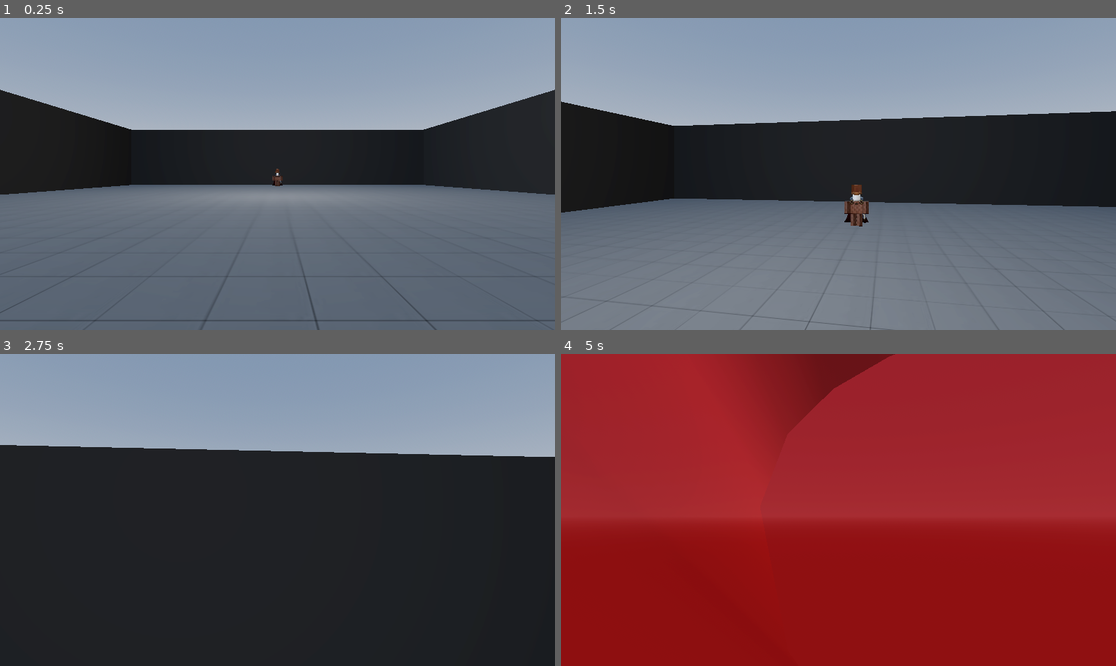
Above: before the commit, frames 1-4 (two rows, left to right).
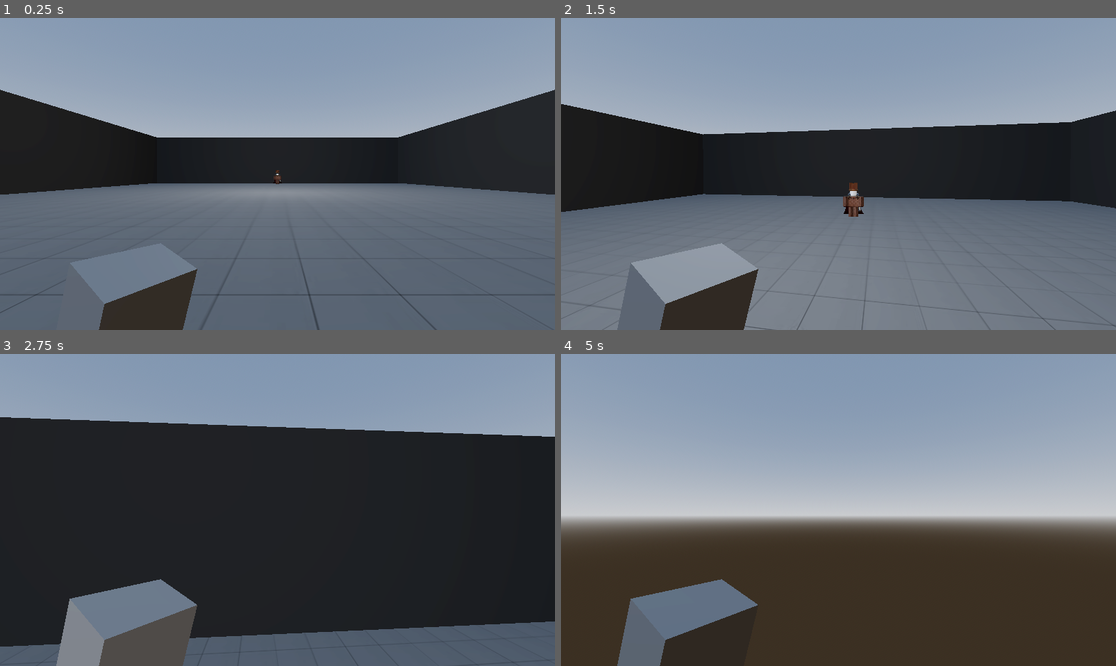
Above: after the commit, the same moments.

Repository: fantasticyeyplustiger/fantastic-boss-fight
Game: Godot game, scene res://Level/Level.tscn
The game is run twice, just before and just after one commit, with the same random seed, the same clock (stepped at 60 frames per second) and the same inputs.
Inputs (mouse positions are in pixels of both pictures, inside the frame that each line leads up to):
- Up to frame 1 (0.25 s): no input
- Up to frame 2 (1.5 s): tap Enter at 0.5 s; move the mouse to (866, 174) at 0.52 s; hold W (up) from 0.53 s (still down); tap F (parry) at 0.6 s; tap Space (jump) at 0.77 s; move the mouse to (810, 174) at 1.27 s; tap Shift (dash) at 1.35 s
- Up to frame 3 (2.75 s): keep holding W (up); tap Space (jump) at 1.52 s; tap F (parry) at 1.55, 2.1 s; move the mouse to (288, 503) at 2.02 s
- Up to frame 4 (5 s): keep holding W (up); move the mouse to (832, 516) at 2.77 s; tap F (parry) at 2.85, 3.8, 4.35 s; tap Space (jump) at 3.02, 3.77, 4.52 s; move the mouse to (877, 513) at 3.52 s; hold Shift (dash) 3.53-4.28 s; move the mouse to (794, 506) at 4.27 s

The runs differ from the first frame. In frame 1, 4.9% of the frame differs, in the area x 0-100%, y 35-100%; in frame 2, 9.3%; in frame 3, 22%; in frame 4, 100%, in the area x 0-100%, y 0-100%.

Commit message:
parry fix + parry anim

Diff:
--- a/fantastic-boss-fight/Boss/Boss.gd
+++ b/fantastic-boss-fight/Boss/Boss.gd
@@ -24,6 +24,8 @@
 var jump_attacking : bool = false
 var attack_cooldown : bool = true
 var can_walk : bool = true
+var should_look_at_player : bool = false
+var parrying : bool = false
 
 var current_attack : int = 1
 
@@ -41,6 +43,9 @@
 	elif not attacking and can_walk:
 		walk_towards_player()
 
+	if should_look_at_player:
+		look_at_player()
+
 	Global.boss_position = global_position
 
 
@@ -51,14 +56,14 @@
 	can_walk = false
 
 	match current_attack:
-		1, 2, 3, 4, 5:
+		1, 2, 3:
 			if not Global.player_in_air:
 				ground_charge(target_position)
 			else:
 				air_charge(target_position)
-		6: throw_fist()
-		7: pass
-		8: pass # RESET
+		4:
+			throw_fist()
+			current_attack = 0
 
 	attacking = false
 	current_attack += 1
@@ -146,12 +151,22 @@
 ## Makes the boss throw his right arm/fist towards the player.
 # Constantly chases them until it hits, gets parried, or runs out of time to hit.
 func throw_fist() -> void:
+
+	$Animations.play("throw_arm")
+	should_look_at_player = true
+
+	await get_tree().create_timer(1.0).timeout
+
 	$Torso/RightArm.visible = false
 	SpawnObject.right_arm(global_position + Vector3(0.56, 0, 0))
 
+	$Animations.play("RESET")
+
 	walk_cooldown.start(0.45)
-	attack_cd_timer.start(0.5)
+	attack_cd_timer.start(1.2)
 	respawn_right_arm(1.0) # Await is asynchronous
+
+	should_look_at_player = false
 
 
 func walk_towards_player() -> void:
--- a/fantastic-boss-fight/Boss/Boss.tscn
+++ b/fantastic-boss-fight/Boss/Boss.tscn
@@ -191,6 +191,18 @@
 "update": 0,
 "values": [Color(1, 1, 1, 0)]
 }
+tracks/9/type = "value"
+tracks/9/imported = false
+tracks/9/enabled = true
+tracks/9/path = NodePath("Torso/RightArm:scale")
+tracks/9/interp = 1
+tracks/9/loop_wrap = true
+tracks/9/keys = {
+"times": PackedFloat32Array(0),
+"transitions": PackedFloat32Array(1),
+"update": 0,
+"values": [Vector3(1, 1, 1)]
+}
 
 [sub_resource type="Animation" id="Animation_p0rjq"]
 resource_name = "air_charge"
@@ -392,11 +404,51 @@
 "values": [Color(1, 0, 0, 0.333333), Color(1, 0, 0, 0.333333), Color(1, 0, 0, 1)]
 }
 
+[sub_resource type="Animation" id="Animation_56y8k"]
+resource_name = "throw_arm"
+tracks/0/type = "value"
+tracks/0/imported = false
+tracks/0/enabled = true
+tracks/0/path = NodePath("Torso/RightArm:rotation")
+tracks/0/interp = 1
+tracks/0/loop_wrap = true
+tracks/0/keys = {
+"times": PackedFloat32Array(0, 0.366667),
+"transitions": PackedFloat32Array(1, 1),
+"update": 0,
+"values": [Vector3(0, 0, 0), Vector3(1.5708, 0, 0)]
+}
+tracks/1/type = "value"
+tracks/1/imported = false
+tracks/1/enabled = true
+tracks/1/path = NodePath("Torso/RightArm:position")
+tracks/1/interp = 1
+tracks/1/loop_wrap = true
+tracks/1/keys = {
+"times": PackedFloat32Array(0, 0.366667),
+"transitions": PackedFloat32Array(1, 1),
+"update": 0,
+"values": [Vector3(0, 0, 0), Vector3(-1.995, 0.475, -0.525)]
+}
+tracks/2/type = "value"
+tracks/2/imported = false
+tracks/2/enabled = true
+tracks/2/path = NodePath("Torso/RightArm:scale")
+tracks/2/interp = 1
+tracks/2/loop_wrap = true
+tracks/2/keys = {
+"times": PackedFloat32Array(0, 0.9),
+"transitions": PackedFloat32Array(1, 1),
+"update": 0,
+"values": [Vector3(1, 1, 1), Vector3(7, 7, 7)]
+}
+
 [sub_resource type="AnimationLibrary" id="AnimationLibrary_b0eo8"]
 _data = {
 &"RESET": SubResource("Animation_b0eo8"),
 &"air_charge": SubResource("Animation_p0rjq"),
-&"charge": SubResource("Animation_8ujus")
+&"charge": SubResource("Animation_8ujus"),
+&"throw_arm": SubResource("Animation_56y8k")
 }
 
 [node name="Boss" type="CharacterBody3D"]
@@ -446,6 +498,7 @@
 
 [node name="EnviromentCollision" type="CollisionShape3D" parent="."]
 transform = Transform3D(1, 0, 0, 0, 1, 0, 0, 0, 1, 0, -0.381836, -0.0121338)
+visible = false
 shape = SubResource("BoxShape3D_xtogi")
 
 [node name="AttackCooldown" type="Timer" parent="."]
@@ -490,14 +543,16 @@
 
 [node name="AirChargePath" type="Area3D" parent="."]
 collision_layer = 2
-collision_mask = 0
+collision_mask = 24
 script = ExtResource("18_b0eo8")
 knockback = true
+parryable = true
 
 [node name="Hitbox" type="CollisionShape3D" parent="AirChargePath"]
 transform = Transform3D(1, 0, 0, 0, -4.37114e-08, 1, 0, -1, -4.37114e-08, 0, 0, -16)
 visible = false
 shape = SubResource("CylinderShape3D_b0eo8")
+disabled = true
 
 [node name="VisibleHitbox" type="MeshInstance3D" parent="AirChargePath"]
 transform = Transform3D(1, 0, 0, 0, -4.37114e-08, 1, 0, -1, -4.37114e-08, 0, 0, 0)
--- a/fantastic-boss-fight/Global.gd
+++ b/fantastic-boss-fight/Global.gd
@@ -1,6 +1,8 @@
 extends Node
 
 var player_position : Vector3
+var front_of_player : Vector3 # Useful for seeing where the player is looking at.
+var player_rotation : Vector3
 var player_in_air : bool
 
 var boss_position : Vector3
--- a/fantastic-boss-fight/Knockback.gd
+++ b/fantastic-boss-fight/Knockback.gd
@@ -4,3 +4,4 @@
 @export var knockback : bool = false
 @export var launch_up : bool = false
 @export var parryable : bool = false
+@export var knockback_power : float = 10.0
--- a/fantastic-boss-fight/Level/SpawnedObjects/GroundShockwave.tscn
+++ b/fantastic-boss-fight/Level/SpawnedObjects/GroundShockwave.tscn
@@ -13,6 +13,45 @@
 
 [sub_resource type="StandardMaterial3D" id="StandardMaterial3D_qukvd"]
 cull_mode = 2
+
+[sub_resource type="Animation" id="Animation_y0uqt"]
+length = 0.001
+tracks/0/type = "value"
+tracks/0/imported = false
+tracks/0/enabled = true
+tracks/0/path = NodePath(".:rotation")
+tracks/0/interp = 1
+tracks/0/loop_wrap = true
+tracks/0/keys = {
+"times": PackedFloat32Array(0),
+"transitions": PackedFloat32Array(1),
+"update": 0,
+"values": [Vector3(0, 0, 0)]
+}
+tracks/1/type = "value"
+tracks/1/imported = false
+tracks/1/enabled = true
+tracks/1/path = NodePath(".:transparency")
+tracks/1/interp = 1
+tracks/1/loop_wrap = true
+tracks/1/keys = {
+"times": PackedFloat32Array(0),
+"transitions": PackedFloat32Array(1),
+"update": 0,
+"values": [0.0]
+}
+tracks/2/type = "value"
+tracks/2/imported = false
+tracks/2/enabled = true
+tracks/2/path = NodePath(".:scale")
+tracks/2/interp = 1
+tracks/2/loop_wrap = true
+tracks/2/keys = {
+"times": PackedFloat32Array(0),
+"transitions": PackedFloat32Array(1),
+"update": 0,
+"values": [Vector3(5, 5, 5)]
+}
 
 [sub_resource type="Animation" id="Animation_n68n2"]
 resource_name = "shockwave"
@@ -53,45 +92,6 @@
 "values": [Vector3(3.5, 3.5, 3.5), Vector3(6.5, 9, 6.5)]
 }
 
-[sub_resource type="Animation" id="Animation_y0uqt"]
-length = 0.001
-tracks/0/type = "value"
-tracks/0/imported = false
-tracks/0/enabled = true
-tracks/0/path = NodePath(".:rotation")
-tracks/0/interp = 1
-tracks/0/loop_wrap = true
-tracks/0/keys = {
-"times": PackedFloat32Array(0),
-"transitions": PackedFloat32Array(1),
-"update": 0,
-"values": [Vector3(0, 0, 0)]
-}
-tracks/1/type = "value"
-tracks/1/imported = false
-tracks/1/enabled = true
-tracks/1/path = NodePath(".:transparency")
-tracks/1/interp = 1
-tracks/1/loop_wrap = true
-tracks/1/keys = {
-"times": PackedFloat32Array(0),
-"transitions": PackedFloat32Array(1),
-"update": 0,
-"values": [0.0]
-}
-tracks/2/type = "value"
-tracks/2/imported = false
-tracks/2/enabled = true
-tracks/2/path = NodePath(".:scale")
-tracks/2/interp = 1
-tracks/2/loop_wrap = true
-tracks/2/keys = {
-"times": PackedFloat32Array(0),
-"transitions": PackedFloat32Array(1),
-"update": 0,
-"values": [Vector3(5, 5, 5)]
-}
-
 [sub_resource type="AnimationLibrary" id="AnimationLibrary_vqysv"]
 _data = {
 &"RESET": SubResource("Animation_y0uqt"),
--- a/fantastic-boss-fight/Level/SpawnedObjects/RightArm.gd
+++ b/fantastic-boss-fight/Level/SpawnedObjects/RightArm.gd
@@ -2,19 +2,46 @@
 
 var damage : float = 50.0
 var toward_player : bool = true
+var already_hit : bool = false
+
+var target_direction : Vector3
 
 func _physics_process(_delta: float) -> void:
 	if toward_player:
-		velocity = (Global.player_position - global_position) * 3.0
+		velocity = (Global.player_position - global_position) * 4.0
+		velocity.y += 0.8
 		look_at(Global.player_position)
 	else:
-		velocity = (Global.boss_position - global_position) * 4.0
-		look_at(Global.boss_position)
+		velocity = target_direction * 50.0
+
+
+
 	move_and_slide()
 
 func hit(area: Area3D) -> void:
+	$GPUParticles3D.emitting = false
+
+	if already_hit:
+		return
+
+	already_hit = true
+
 	if area.get_parent().parrying:
 		toward_player = false
+		target_direction = Global.front_of_player - Global.player_position
+		look_at(target_direction)
+	else:
+		explode(Node3D.new())
 
-func destroy_self() -> void:
+func explode(_body : Node3D) -> void:
+	if not already_hit:
+		return
+	$RightArmMesh.visible = false
+	$Explosion.visible = true
+	set_physics_process(false)
+	$Animation.play("explosion")
+	print("exploding")
+
+func destroy_self(_anim_name : StringName) -> void:
+	print("destroying self")
 	queue_free()
--- a/fantastic-boss-fight/Level/SpawnedObjects/RightArm.tscn
+++ b/fantastic-boss-fight/Level/SpawnedObjects/RightArm.tscn
@@ -8,10 +8,19 @@
 [sub_resource type="StandardMaterial3D" id="StandardMaterial3D_qukvd"]
 albedo_texture = ExtResource("2_rpk7q")
 
+[sub_resource type="SphereMesh" id="SphereMesh_e1rwd"]
+radial_segments = 16
+rings = 16
+
+[sub_resource type="StandardMaterial3D" id="StandardMaterial3D_c4nw0"]
+transparency = 1
+cull_mode = 2
+
 [sub_resource type="BoxShape3D" id="BoxShape3D_54uvx"]
-size = Vector3(0.35, 0.35, 0.75)
+size = Vector3(0.35, 0.35, 0.8)
 
 [sub_resource type="BoxShape3D" id="BoxShape3D_e1rwd"]
+size = Vector3(0.3, 0.3, 0.75)
 
 [sub_resource type="Curve" id="Curve_rpk7q"]
 _data = [Vector2(0, 0.775281), 0.0, 0.0, 0, 0, Vector2(0.551471, 0.707865), 0.0, 0.0, 0, 0, Vector2(0.977941, 0.123596), 0.0, 0.0, 0, 0]
@@ -29,10 +38,95 @@
 
 [sub_resource type="SphereMesh" id="SphereMesh_8qf71"]
 
+[sub_resource type="Animation" id="Animation_8qf71"]
+resource_name = "explosion"
+length = 0.8
+tracks/0/type = "value"
+tracks/0/imported = false
+tracks/0/enabled = true
+tracks/0/path = NodePath("Explosion:mesh:radius")
+tracks/0/interp = 1
+tracks/0/loop_wrap = true
+tracks/0/keys = {
+"times": PackedFloat32Array(0, 0.8),
+"transitions": PackedFloat32Array(0.34151, 1),
+"update": 0,
+"values": [0.2, 1.5]
+}
+tracks/1/type = "value"
+tracks/1/imported = false
+tracks/1/enabled = true
+tracks/1/path = NodePath("Explosion:mesh:height")
+tracks/1/interp = 1
+tracks/1/loop_wrap = true
+tracks/1/keys = {
+"times": PackedFloat32Array(0, 0.8),
+"transitions": PackedFloat32Array(0.341, 1),
+"update": 0,
+"values": [0.4, 3.0]
+}
+tracks/2/type = "value"
+tracks/2/imported = false
+tracks/2/enabled = true
+tracks/2/path = NodePath("Explosion:transparency")
+tracks/2/interp = 1
+tracks/2/loop_wrap = true
+tracks/2/keys = {
+"times": PackedFloat32Array(0, 0.8),
+"transitions": PackedFloat32Array(2.37841, 1),
+"update": 0,
+"values": [0.0, 1.0]
+}
+
+[sub_resource type="Animation" id="Animation_x3ebt"]
+length = 0.001
+tracks/0/type = "value"
+tracks/0/imported = false
+tracks/0/enabled = true
+tracks/0/path = NodePath("Explosion:mesh:radius")
+tracks/0/interp = 1
+tracks/0/loop_wrap = true
+tracks/0/keys = {
+"times": PackedFloat32Array(0),
+"transitions": PackedFloat32Array(1),
+"update": 0,
+"values": [0.5]
+}
+tracks/1/type = "value"
+tracks/1/imported = false
+tracks/1/enabled = true
+tracks/1/path = NodePath("Explosion:mesh:height")
+tracks/1/interp = 1
+tracks/1/loop_wrap = true
+tracks/1/keys = {
+"times": PackedFloat32Array(0),
+"transitions": PackedFloat32Array(1),
+"update": 0,
+"values": [1.0]
+}
+tracks/2/type = "value"
+tracks/2/imported = false
+tracks/2/enabled = true
+tracks/2/path = NodePath("Explosion:transparency")
+tracks/2/interp = 1
+tracks/2/loop_wrap = true
+tracks/2/keys = {
+"times": PackedFloat32Array(0),
+"transitions": PackedFloat32Array(1),
+"update": 0,
+"values": [0.0]
+}
+
+[sub_resource type="AnimationLibrary" id="AnimationLibrary_sb5gs"]
+_data = {
+&"RESET": SubResource("Animation_x3ebt"),
+&"explosion": SubResource("Animation_8qf71")
+}
+
 [node name="RightArm" type="CharacterBody3D"]
 transform = Transform3D(7, 0, 0, 0, 7, 0, 0, 0, 7, 0, 0, 0)
 collision_layer = 0
-collision_mask = 4
+collision_mask = 17
 script = ExtResource("1_rpk7q")
 
 [node name="RightArmMesh" type="MeshInstance3D" parent="."]
@@ -40,26 +134,28 @@
 mesh = ExtResource("1_54uvx")
 surface_material_override/0 = SubResource("StandardMaterial3D_qukvd")
 
+[node name="Explosion" type="MeshInstance3D" parent="."]
+transform = Transform3D(1, 0, 0, 0, 1, 0, 0, 0, 1, 0, 0, -0.4)
+visible = false
+mesh = SubResource("SphereMesh_e1rwd")
+surface_material_override/0 = SubResource("StandardMaterial3D_c4nw0")
+
 [node name="Hitbox" type="Area3D" parent="."]
 collision_layer = 2
-collision_mask = 8
+collision_mask = 13
 script = ExtResource("4_e1rwd")
 knockback = true
 parryable = true
+knockback_power = 500.0
 
 [node name="Collision" type="CollisionShape3D" parent="Hitbox"]
 transform = Transform3D(1, 0, 0, 0, 1, 0, 0, 0, 1, 0, 0.00878014, -0.00193787)
 shape = SubResource("BoxShape3D_54uvx")
 
 [node name="NoCollision" type="CollisionShape3D" parent="."]
+transform = Transform3D(1, 0, 0, 0, 1, 0, 0, 0, 1, 0, 0, 2.12874e-08)
 visible = false
 shape = SubResource("BoxShape3D_e1rwd")
-disabled = true
-
-[node name="Timer" type="Timer" parent="."]
-wait_time = 8.0
-one_shot = true
-autostart = true
 
 [node name="GPUParticles3D" type="GPUParticles3D" parent="."]
 transform = Transform3D(1, 0, 0, 0, 1, 0, 0, 0, 1, 0, 0, 0.38)
@@ -68,5 +164,11 @@
 process_material = SubResource("ParticleProcessMaterial_c4nw0")
 draw_pass_1 = SubResource("SphereMesh_8qf71")
 
+[node name="Animation" type="AnimationPlayer" parent="."]
+libraries = {
+&"": SubResource("AnimationLibrary_sb5gs")
+}
+
 [connection signal="area_entered" from="Hitbox" to="." method="hit"]
-[connection signal="timeout" from="Timer" to="." method="destroy_self"]
+[connection signal="body_entered" from="Hitbox" to="." method="explode"]
+[connection signal="animation_finished" from="Animation" to="." method="destroy_self"]
--- a/fantastic-boss-fight/Player.gd
+++ b/fantastic-boss-fight/Player.gd
@@ -26,7 +26,13 @@
 	if event is InputEventMouseMotion:
 		head.rotate_y(-event.relative.x * SENSITIVITY)
 		camera.rotate_x(-event.relative.y * SENSITIVITY)
-		camera.rotation.x = clampf(camera.rotation.x, deg_to_rad(-40), deg_to_rad(60))
+		camera.rotation.x = clampf(camera.rotation.x, deg_to_rad(-80), deg_to_rad(80))
+		$FrontOfBodyPivot.rotate_y(-event.relative.x * SENSITIVITY)
+		$FrontOfBodyPivot/SecondPivot.rotate_x(-event.relative.y * SENSITIVITY)
+		$FrontOfBodyPivot/SecondPivot.rotation.x = clampf(
+			$FrontOfBodyPivot/SecondPivot.rotation.x, deg_to_rad(-80), deg_to_rad(80)
+		)
+
 
 
 func _physics_process(delta: float) -> void:
@@ -43,7 +49,7 @@
 
 	if Input.is_action_just_pressed("parry") and not parrying:
 		parrying = true
-		parry()
+		parry() # 0.25-second window for parrying.
 
 	if not is_on_floor():
 		velocity.y -= GRAVITY * delta
@@ -65,30 +71,34 @@
 
 	Global.player_in_air = not is_on_floor()
 	Global.player_position = global_position
+	Global.front_of_player = $FrontOfBodyPivot/SecondPivot/FrontOfBody.global_position
+	Global.player_rotation = Vector3($FrontOfBodyPivot.global_rotation.x, $FrontOfBodyPivot/SecondPivot.global_rotation.y, 0.0)
 	move_and_slide()
 
 func parry() -> void:
-	await get_tree().create_timer(1.0).timeout
+	$Animations.play("parry")
+	await get_tree().create_timer(0.25).timeout
 	parrying = false
+	$Animations.play("RESET")
 
 func get_hit(area: Area3D) -> void:
 	if not parrying or (parrying and not area.parryable):
 		health -= area.get_parent().damage
+
+		if area.knockback:
+			get_knockbacked(area.global_position, area.launch_up, area.knockback_power)
 	else:
 		print("successful parry")
 
 	if health <= 0.0:
 		can_move = false
 
-	if area.knockback:
-		get_knockbacked(area.global_position, area.launch_up)
+func get_knockbacked(position_of_kb : Vector3, launch_up : bool, knockback_power : float) -> void:
+	velocity -= (position_of_kb - global_position).normalized() * knockback_power
 
-func get_knockbacked(position_of_kb : Vector3, launch_up : bool) -> void:
-	velocity -= (position_of_kb.normalized() - global_position.normalized()) * 10
 	if launch_up:
-		velocity.y = 35.0
+		velocity.y = 25.0
 	else:
-		velocity.y = 0.0
+		velocity.y = 0.5
 
-	print(velocity)
 	move_and_slide()
--- a/fantastic-boss-fight/Player/Player.tscn
+++ b/fantastic-boss-fight/Player/Player.tscn
@@ -7,11 +7,75 @@
 [sub_resource type="ConvexPolygonShape3D" id="ConvexPolygonShape3D_3qydi"]
 points = PackedVector3Array(-0.125207, -0.532801, -0.480507, 0.0227831, 0.47607, 0.498884, 0.169713, 0.559144, 0.464172 …(924 unchanged characters)…
 
+[sub_resource type="BoxMesh" id="BoxMesh_3qydi"]
+size = Vector3(0.15, 0.5, 0.12)
+
 [sub_resource type="CylinderShape3D" id="CylinderShape3D_3qydi"]
 height = 1.8
-radius = 0.4
+
+[sub_resource type="Animation" id="Animation_q3lat"]
+resource_name = "parry"
+length = 0.25
+tracks/0/type = "value"
+tracks/0/imported = false
+tracks/0/enabled = true
+tracks/0/path = NodePath("Head/Camera3D/MeshInstance3D:position")
+tracks/0/interp = 1
+tracks/0/loop_wrap = true
+tracks/0/keys = {
+"times": PackedFloat32Array(0, 0.25),
+"transitions": PackedFloat32Array(0.138696, 1),
+"update": 0,
+"values": [Vector3(-0.3, -0.4, -0.4), Vector3(-0.24, -0.4, -0.74)]
+}
+tracks/1/type = "value"
+tracks/1/imported = false
+tracks/1/enabled = true
+tracks/1/path = NodePath("Head/Camera3D/MeshInstance3D:rotation")
+tracks/1/interp = 1
+tracks/1/loop_wrap = true
+tracks/1/keys = {
+"times": PackedFloat32Array(0, 0.1),
+"transitions": PackedFloat32Array(1, 1),
+"update": 0,
+"values": [Vector3(0.25268, 1.0384, -0.0692395), Vector3(-0.127409, 0.647517, -0.745256)]
+}
+
+[sub_resource type="Animation" id="Animation_tok1r"]
+length = 0.001
+tracks/0/type = "value"
+tracks/0/imported = false
+tracks/0/enabled = true
+tracks/0/path = NodePath("Head/Camera3D/MeshInstance3D:position")
+tracks/0/interp = 1
+tracks/0/loop_wrap = true
+tracks/0/keys = {
+"times": PackedFloat32Array(0),
+"transitions": PackedFloat32Array(1),
+"update": 0,
+"values": [Vector3(-0.3, -0.4, -0.4)]
+}
+tracks/1/type = "value"
+tracks/1/imported = false
+tracks/1/enabled = true
+tracks/1/path = NodePath("Head/Camera3D/MeshInstance3D:rotation")
+tracks/1/interp = 1
+tracks/1/loop_wrap = true
+tracks/1/keys = {
+"times": PackedFloat32Array(0),
+"transitions": PackedFloat32Array(1),
+"update": 0,
+"values": [Vector3(0.25268, 1.0384, -0.0692395)]
+}
+
+[sub_resource type="AnimationLibrary" id="AnimationLibrary_ddoul"]
+_data = {
+&"RESET": SubResource("Animation_tok1r"),
+&"parry": SubResource("Animation_q3lat")
+}
 
 [node name="Player" type="CharacterBody3D"]
+collision_layer = 17
 script = ExtResource("1_3qydi")
 
 [node name="Body" type="MeshInstance3D" parent="."]
@@ -19,19 +83,38 @@
 mesh = SubResource("CapsuleMesh_3qydi")
 
 [node name="CollisionShape3D" type="CollisionShape3D" parent="."]
+visible = false
 shape = SubResource("ConvexPolygonShape3D_3qydi")
 
 [node name="Head" type="Node3D" parent="."]
 
 [node name="Camera3D" type="Camera3D" parent="Head"]
 transform = Transform3D(1, 0, 0, 0, 1, 0, 0, 0, 1, 0, 0.8, 0)
-fov = 60.0
+fov = 70.0
+
+[node name="MeshInstance3D" type="MeshInstance3D" parent="Head/Camera3D"]
+transform = Transform3D(0.491481, 0.25, 0.834234, -0.0669874, 0.965926, -0.25, -0.868308, 0.0669872, 0.491481, -0.3, -0.4, -0.4)
+mesh = SubResource("BoxMesh_3qydi")
 
 [node name="Area3D" type="Area3D" parent="."]
+visible = false
 collision_layer = 8
 collision_mask = 2
 
 [node name="CollisionShape3D" type="CollisionShape3D" parent="Area3D"]
 shape = SubResource("CylinderShape3D_3qydi")
 
+[node name="FrontOfBodyPivot" type="Node3D" parent="."]
+transform = Transform3D(1, 0, 0, 0, 1, 0, 0, 0, 1, 0, 2.23517e-08, 0)
+
+[node name="SecondPivot" type="Node3D" parent="FrontOfBodyPivot"]
+
+[node name="FrontOfBody" type="Node3D" parent="FrontOfBodyPivot/SecondPivot"]
+transform = Transform3D(1, 0, 0, 0, 1, 0, 0, 0, 1, 0, 0, -1)
+
+[node name="Animations" type="AnimationPlayer" parent="."]
+libraries = {
+&"": SubResource("AnimationLibrary_ddoul")
+}
+
 [connection signal="area_entered" from="Area3D" to="." method="get_hit"]
--- a/fantastic-boss-fight/project.godot
+++ b/fantastic-boss-fight/project.godot
@@ -86,6 +86,8 @@
 
 [layer_names]
 
+3d_physics/layer_1="FLOOR"
 3d_physics/layer_2="BOSS_ATTACKS"
 3d_physics/layer_3="BOSS_HITBOX"
 3d_physics/layer_4="PLAYER_ATTACKS"
+3d_physics/layer_5="PLAYER_HITBOX"
Not shown: 1 places in fantastic-boss-fight/Boss/Boss.tscn that only renumber resources
Not shown: 1 places in fantastic-boss-fight/Level/SpawnedObjects/RightArm.tscn that only renumber resources
Not shown: 1 places in fantastic-boss-fight/Player/Player.tscn that only renumber resources
